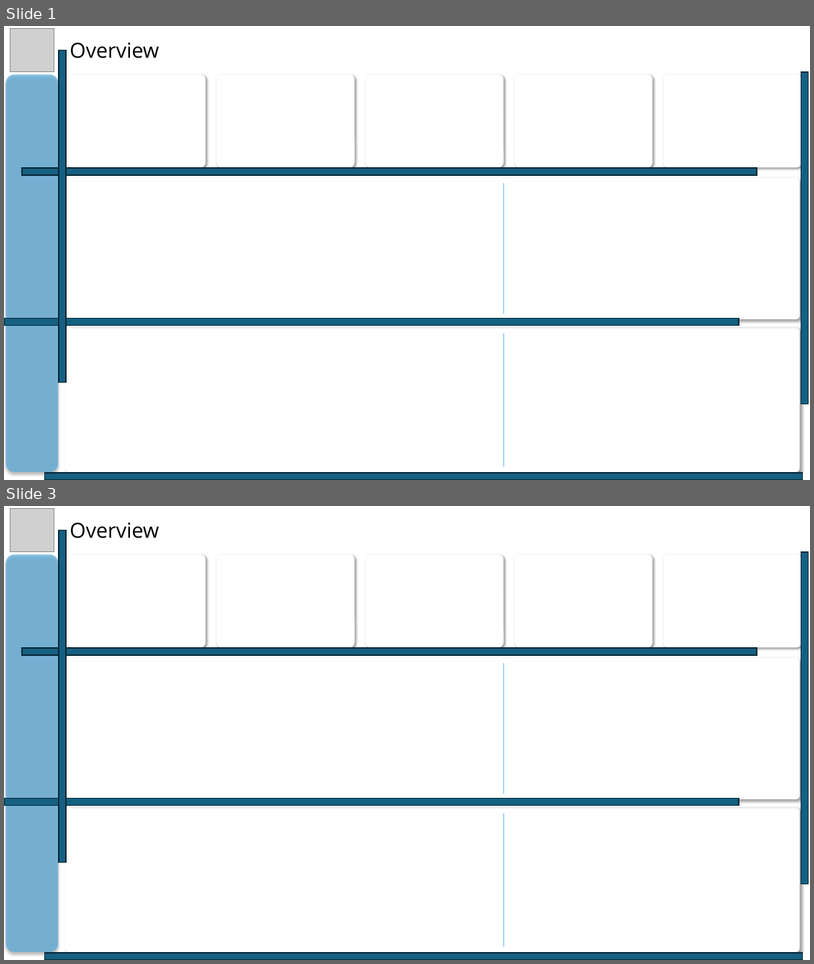
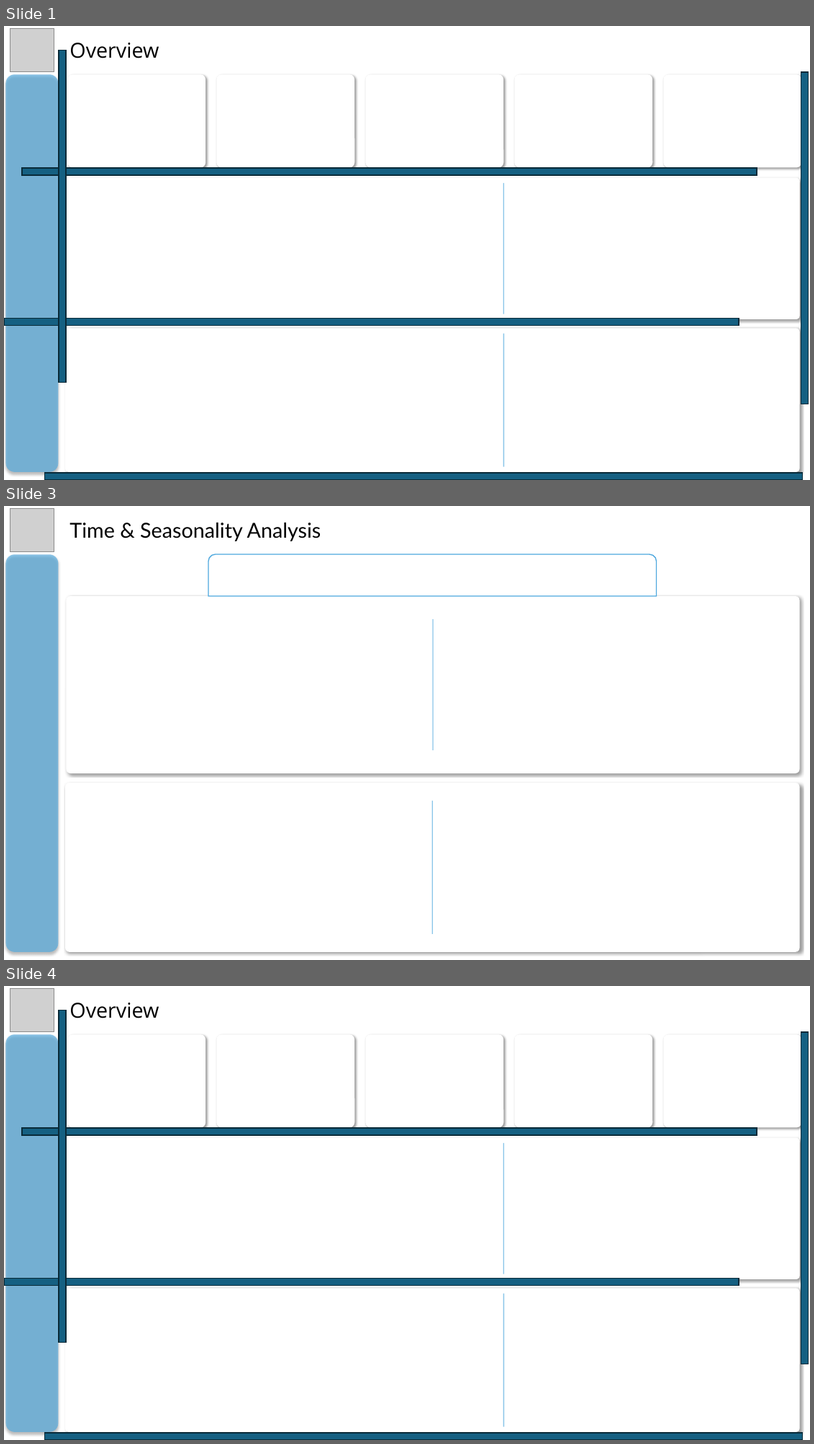
Before and after one commit to MohammadGhanaym/Sales-Logistics-Analytics-DWH, a slide deck: Dashboard Background Design/Dashboard Background Design.pptx. Shown one above the other, each under a label of ours: slides 1 and 3 before the commit, slides 1, 3 and 4 after it; the slides between them are not shown. The pictures are 814x964 and 814x1444 pixels, drawn with LibreOffice and Linux fonts; fonts in the diff are those of the drawing; grey boxes stand for pictures. Boxes give left, top, right and bottom in pixels: in the first picture for what was removed or moved away, otherwise in the second. Text is boxed around its words. In the diff, an @@ line names an element or a change of style, - is before the commit and + after.

Commit message:
Completed Time Analysis Page

```diff
--- a/Dashboard Background Design/Dashboard Background Design.pptx
+++ b/Dashboard Background Design/Dashboard Background Design.pptx
@@ slide 3 added at (x1=4, y1=506, x2=810, y2=960), background #FFFFFF @@
@@ picture added at (x1=10, y1=508, x2=54, y2=552) @@
@@ line added from (69, 508) to (69, 541), #FFFFFF 3.75 pt @@
@@ text added at (x1=70, y1=523, x2=322, y2=541), 32 pt, text #000000 @@
+Time & Seasonality Analysis
@@ text added at (x1=82, y1=523, x2=160, y2=535), 28 pt, text #FFFFFF @@
+Overview
@@ rounded rectangle added at (x1=6, y1=554, x2=59, y2=952), fill #4EA8DE at 65% opacity @@
@@ round same rect added at (x1=208, y1=554, x2=657, y2=596), fill #FFFFFF, outline #4EA8DE 1.5 pt @@
@@ rounded rectangle added at (x1=67, y1=596, x2=800, y2=773), fill #FFFFFF @@
@@ line added from (433, 619) to (433, 750), #4EA8DE 1.5 pt @@
@@ rounded rectangle added at (x1=65, y1=782, x2=800, y2=951), fill #FFFFFF @@
@@ line added from (432, 800) to (432, 934), #4EA8DE 1.5 pt @@
@@ what was slide 3 is now slide 4 @@
```
Also in this commit, not shown: 1 slide changed, 1 slide removed, 10 other files.
